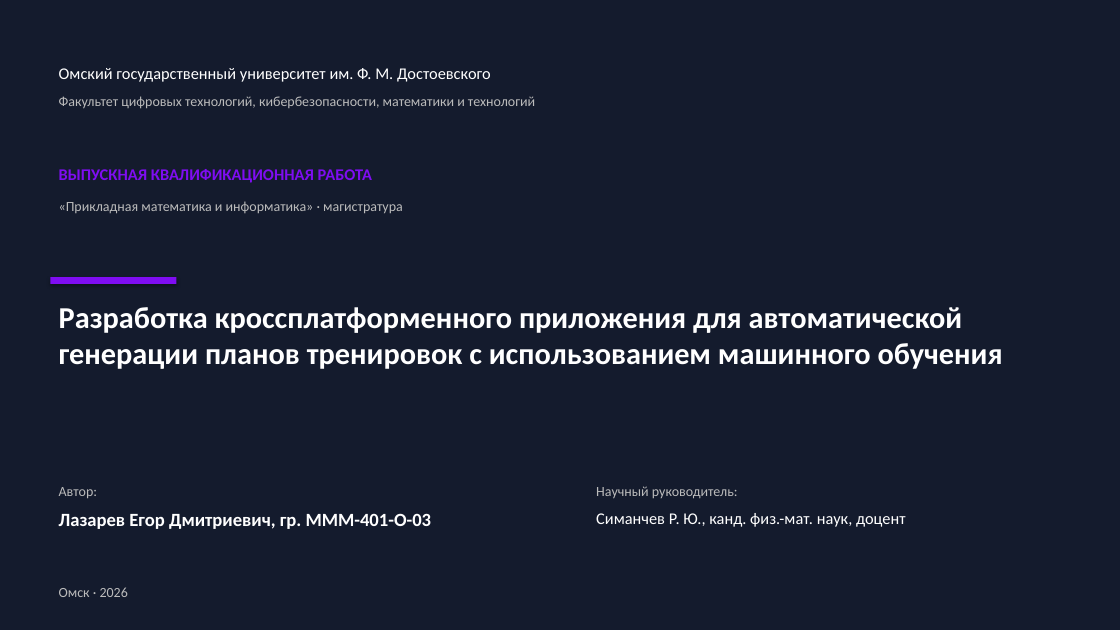
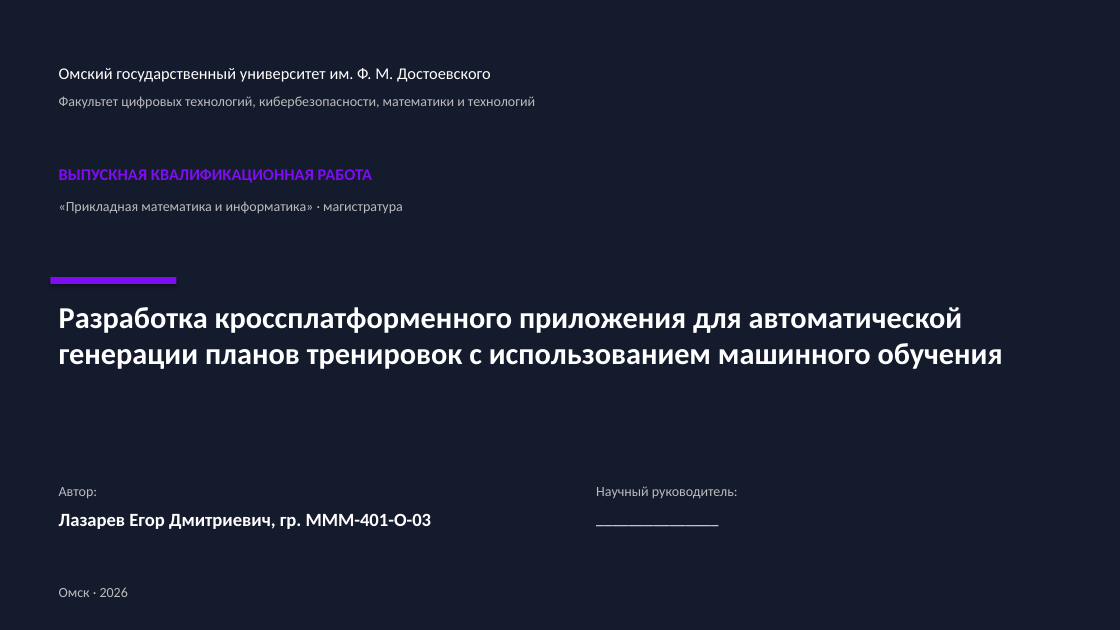
Before and after one commit to geox55/fitness-tracker, a slide deck: slide 1 of docs/thesis/presentation-egor.pptx. Drawn at 1120x630 pixels with LibreOffice and Linux fonts; fonts in the diff are those of the drawing. Boxes give left, top, right and bottom in pixels: in the first picture for what was removed or moved away, otherwise in the second. Text is boxed around its words. In the diff, an @@ line names an element or a change of style, - is before the commit and + after.

```diff
--- a/docs/thesis/presentation-egor.pptx
+++ b/docs/thesis/presentation-egor.pptx
@@ text at [596, 513, 906, 527]: text changed @@
-Симанчев Р. Ю., канд. физ.-мат. наук, доцент
+_______________
```
Also in this commit, not shown: 5 other files.
